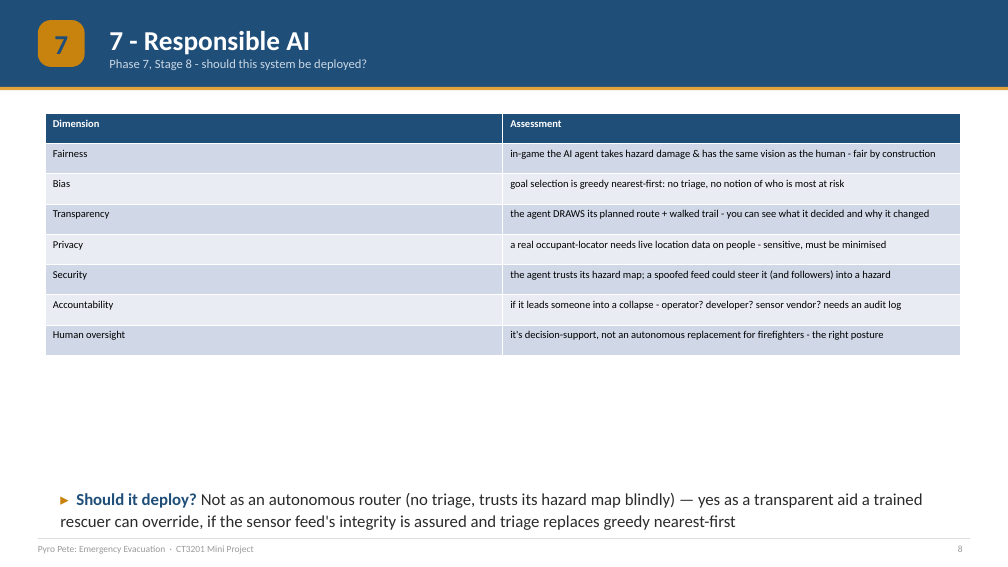
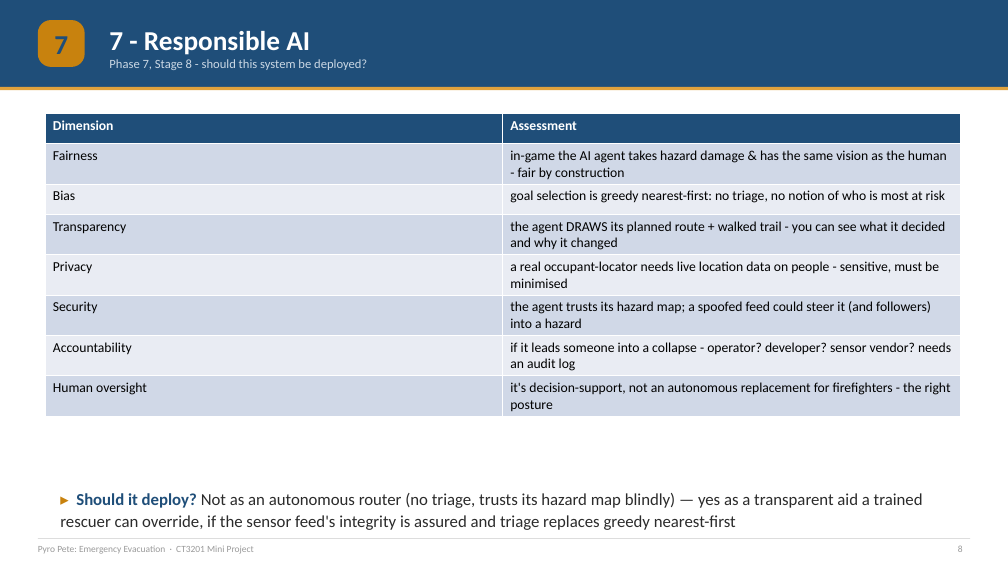
Before and after one commit to Jeb-Lee/CT3201_AI, a slide deck: slide 8 of docs/report/CT3201_Slides.pptx. Drawn at 1008x567 pixels with LibreOffice and Linux fonts; fonts in the diff are those of the drawing. Boxes give left, top, right and bottom in pixels: in the first picture for what was removed or moved away, otherwise in the second. Text is boxed around its words. In the diff, an @@ line names an element or a change of style, - is before the commit and + after.

```diff
--- a/docs/report/CT3201_Slides.pptx
+++ b/docs/report/CT3201_Slides.pptx
@@ table at box(45, 113, 960, 415) @@
@@ size 10 to 13 pt @@
```
Also in this commit, not shown: 4 other slides changed.
